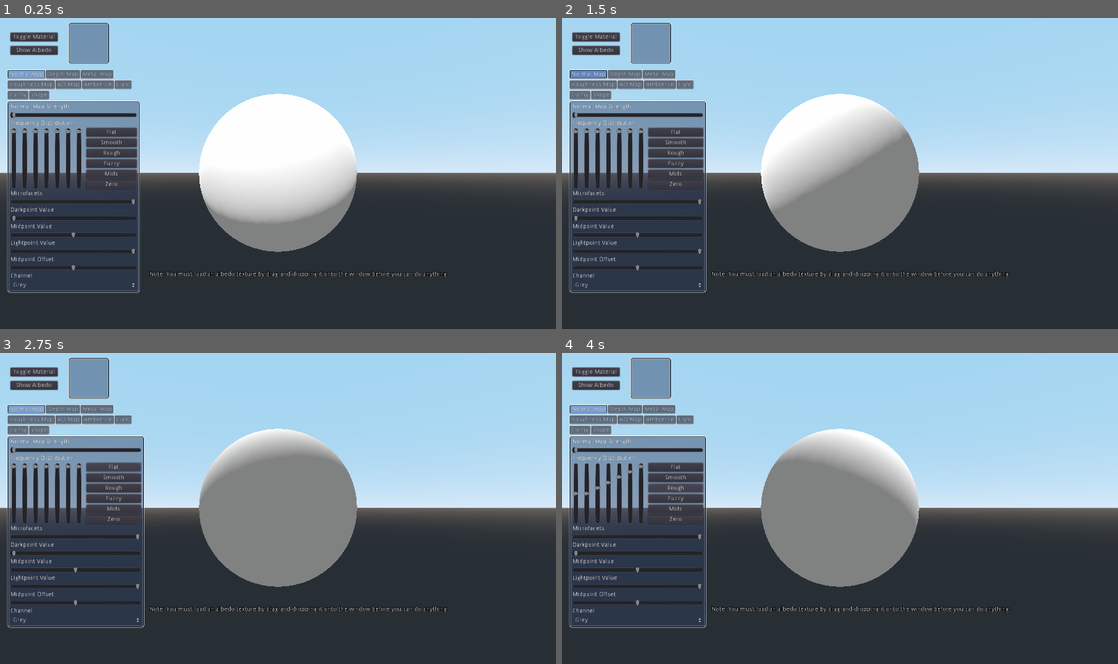
Above: before the commit, frames 1-4 (two rows, left to right).
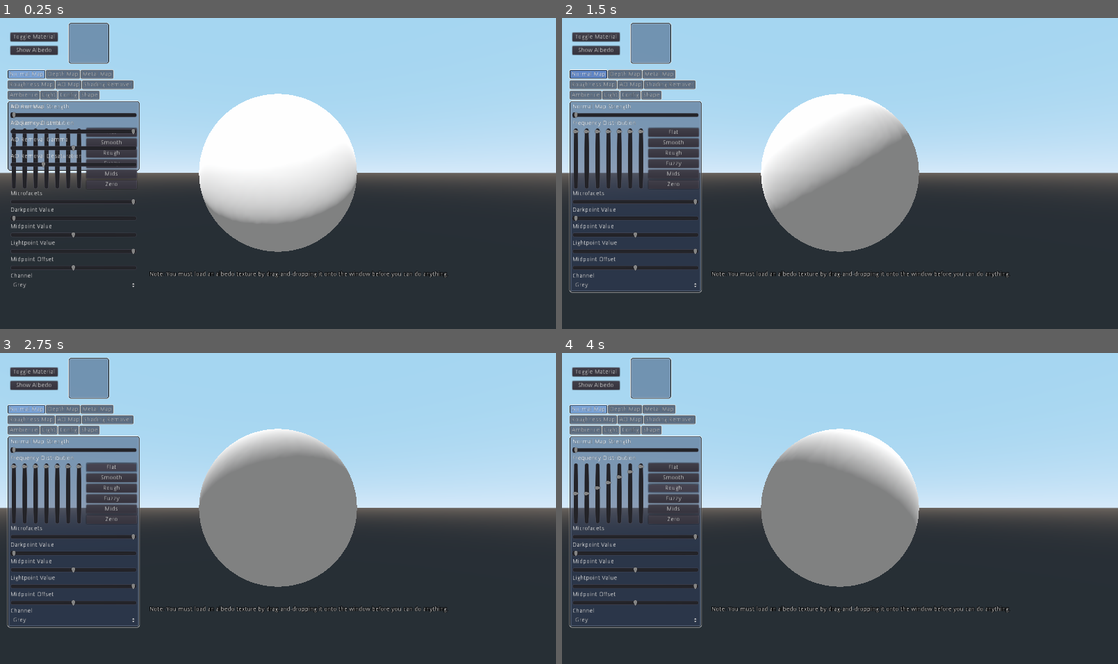
Above: after the commit, the same moments.

Repository: wareya/Material-Basher
Game: Godot game, scene res://Scene.tscn
Two runs of this game, one before a commit and one after it. Both use one fixed random seed, a clock stepped at 60 frames per second and the inputs below. A sky picture missing from this copy of the repository is replaced by a grey-blue gradient.
Inputs (mouse positions are in pixels of both pictures, inside the frame that each line leads up to):
- Up to frame 1 (0.25 s): no input
- Up to frame 2 (1.5 s): click (667, 83) at 0.5 s, where only the run after the commit has a clickable "Shading Remover"; click "Normal Map" at 1.25 s
- Up to frame 3 (2.75 s): click "Flat" at 2 s
- Up to frame 4 (4 s): click "Smooth" at 2.75 s; click "Rough" at 3.5 s

The runs differ from the first frame. In frame 1, 1.9% of the frame differs, in the area x 1-26%, y 19-89%; in frame 2, 1.2%; in frame 3, 1.2%; in frame 4, 1.2%.

Commit message:
uhh forgot what I changed

Diff:
--- a/AOGenerator.gdshader
+++ b/AOGenerator.gdshader
@@ -1,6 +1,6 @@
 shader_type spatial;
 render_mode unshaded, ambient_light_disabled, blend_mix, shadows_disabled, specular_disabled;
-uniform sampler2D depth : hint_albedo;
+uniform sampler2D depth;
 
 uniform float strength;
 
--- /dev/null
+++ b/AORemover.gdshader
@@ -0,0 +1,28 @@
+shader_type spatial;
+render_mode unshaded, ambient_light_disabled, blend_mix, shadows_disabled, specular_disabled;
+uniform sampler2D albedo : hint_albedo;
+uniform sampler2D ao : hint_white;
+uniform sampler2D normal : hint_normal;
+
+uniform float ao_strength;
+uniform float ao_limit;
+uniform float ao_gamma;
+uniform float ao_desat;
+
+void vertex() {
+    UV = UV;
+}
+
+void fragment() {
+    vec3 orig_albedo_color = texture(albedo, UV).rgb;
+    vec3 albedo_color = orig_albedo_color;
+    float ao_color = texture(ao, UV).r;
+    float real_ao_limit = clamp(ao_limit, 1.0/255.0, 254.0/255.0);
+    ao_color = pow(ao_color, ao_gamma);
+    ao_color = max(ao_color, 1.0 - real_ao_limit);
+    albedo_color = mix(albedo_color, albedo_color/vec3(ao_color), ao_strength);
+    vec3 grey = vec3(dot(albedo_color, vec3(1.0/3.0)));
+    float desat_amount = clamp((1.0-ao_color)*ao_desat*ao_strength, 0.0, 1.0);
+    albedo_color = mix(albedo_color, grey, desat_amount);
+    ALBEDO = albedo_color;
+}
--- a/MaterialBasher.gd
+++ b/MaterialBasher.gd
@@ -80,6 +80,11 @@
     $"Tabs/AO Map/Slider8".connect("value_changed", self, "ao_slider_changed")
     $"Tabs/AO Map/Slider9".connect("value_changed", self, "ao_slider_changed")
     $"Tabs/AO Map/Slider10".connect("value_changed", self, "ao_slider_changed")
+
+    $"Tabs/Shading Remover/Slider".connect("value_changed", self, "light_remover_slider_changed")
+    $"Tabs/Shading Remover/Slider2".connect("value_changed", self, "light_remover_slider_changed")
+    $"Tabs/Shading Remover/Slider3".connect("value_changed", self, "light_remover_slider_changed")
+    $"Tabs/Shading Remover/Slider4".connect("value_changed", self, "light_remover_slider_changed")
 
     $"Tabs/Roughness Map/HBoxContainer/HSlider".connect("value_changed", self, "roughness_slider_changed")
     $"Tabs/Roughness Map/HBoxContainer2/HSlider".connect("value_changed", self, "roughness_slider_changed")
@@ -250,6 +255,7 @@
         ref_tex.create_from_image(image)
 
     var mat = $Helper/Quad.material_override as ShaderMaterial
+    $Helper.keep_3d_linear = true
     mat.shader = preload("res://NormalGenerator.gdshader")
     mat.set_shader_param("albedo", ref_tex)
     mat.set_shader_param("strength", strength)
@@ -328,10 +334,11 @@
 
     mat_3d.normal_enabled = true
     mat_3d.normal_texture = normal
-    var n2 = normal.duplicate(true)
-    mat_texture.set_shader_param("image", n2)
-
-
+    if !indirect_update:
+        var n2 = normal.duplicate(true)
+        mat_texture.set_shader_param("image", n2)
+
+var indirect_update = false
 
 func depth_option_picked(_unused : int):
     depth_slider_changed(0.0)
@@ -361,8 +368,14 @@
     mat_3d.depth_enabled = true
     mat_3d.depth_deep_parallax = true
     mat_3d.depth_texture = depth
-    var n2 = depth.duplicate(true)
-    mat_texture.set_shader_param("image", n2)
+
+    if !indirect_update:
+        var n2 = depth.duplicate(true)
+        mat_texture.set_shader_param("image", n2)
+
+    indirect_update = true
+
+    ao_slider_changed(0.0)
 
 
 var ao_ref_image = null
@@ -372,9 +385,9 @@
         ao_ref_image = image
         ao_ref_tex = ImageTexture.new()
         ao_ref_tex.create_from_image(image)
-        print("asdf")
 
     var mat = $Helper/Quad.material_override as ShaderMaterial
+    $Helper.keep_3d_linear = true
     mat.shader = preload("res://AOGenerator.gdshader")
     mat.set_shader_param("depth", ao_ref_tex)
     mat.set_shader_param("strength", strength)
@@ -432,9 +445,75 @@
 
     mat_3d.ao_enabled = true
     mat_3d.ao_texture = ao
-    var n2 = ao.duplicate(true)
-    mat_texture.set_shader_param("image", n2)
-
+
+    if !indirect_update:
+        var n2 = ao.duplicate(true)
+        mat_texture.set_shader_param("image", n2)
+
+    indirect_update = true
+
+    light_remover_slider_changed(0.0)
+
+var albedo_ref_image = null
+var albedo_ref_tex = null
+var albedo_ref_ao_image = null
+var albedo_ref_ao_tex = null
+func create_unlit_albedo_image(albedo_image : Image, ao_image : Image, normal_image : Image, depth_image, ao_strength, ao_limit, ao_gamma, ao_desat):
+    if albedo_ref_image != albedo_image or albedo_ref_tex == null:
+        albedo_ref_image = albedo_image
+        albedo_ref_tex = ImageTexture.new()
+        albedo_ref_tex.create_from_image(albedo_image)
+
+    if albedo_ref_ao_image != ao_image or albedo_ref_ao_tex == null:
+        albedo_ref_ao_image = ao_image
+        albedo_ref_ao_tex = ImageTexture.new()
+        albedo_ref_ao_tex.create_from_image(ao_image)
+
+    var mat = $Helper/Quad.material_override as ShaderMaterial
+    $Helper.keep_3d_linear = false
+    mat.shader = preload("res://AORemover.gdshader")
+    mat.set_shader_param("albedo", albedo_ref_tex)
+    mat.set_shader_param("ao", albedo_ref_ao_tex)
+    mat.set_shader_param("ao_strength", ao_strength)
+    mat.set_shader_param("ao_limit", ao_limit)
+    mat.set_shader_param("ao_gamma", ao_gamma)
+    mat.set_shader_param("ao_desat", ao_desat)
+
+    var size = albedo_image.get_size()
+    $Helper.size = size
+    $Helper/Quad.scale.x = size.x / size.y
+
+    $Helper.render_target_update_mode = Viewport.UPDATE_ALWAYS
+    get_tree().get_root().render_target_update_mode = Viewport.UPDATE_DISABLED
+    VisualServer.force_draw(false, 0.0)
+    get_tree().get_root().render_target_update_mode = Viewport.UPDATE_ALWAYS
+    $Helper.render_target_update_mode = Viewport.UPDATE_DISABLED
+
+    return $Helper.get_texture().get_data()
+
+func light_remover_slider_changed(_unused : float):
+    if albedo_image == null:
+        return
+    if setting_sliders:
+        return
+
+    var ao_strength = read_range($"Tabs/Shading Remover/Slider")
+    var ao_limit = read_range($"Tabs/Shading Remover/Slider2")
+    var ao_gamma = read_range($"Tabs/Shading Remover/Slider3")
+    var ao_desat = read_range($"Tabs/Shading Remover/Slider4")
+
+    ao_strength = ao_strength*ao_strength*30.0
+
+    albedo_image_display = create_unlit_albedo_image(albedo_image, ao_image, normal_image, depth_image, ao_strength, ao_limit, ao_gamma*ao_gamma*4.0, ao_desat*4.0)
+
+    albedo = ImageTexture.new()
+    albedo.create_from_image(albedo_image_display)
+    albedo.flags |= ImageTexture.FLAG_ANISOTROPIC_FILTER
+
+    mat_3d.albedo_texture = albedo
+    if !indirect_update:
+        var n2 = albedo.duplicate(true)
+        mat_texture.set_shader_param("image", n2)
 
 func create_metal_texture(image : Image, colors : Array, mixing_bias : float, contrast : float, shrink_radius : int, blur_radius):
     mixing_bias = mixing_bias*mixing_bias
@@ -456,6 +535,7 @@
     color_tex.create_from_image(img)
 
     var mat = $Helper/Quad.material_override as ShaderMaterial
+    $Helper.keep_3d_linear = true
     mat.shader = preload("res://MetallicityGenerator.gdshader")
     mat.set_shader_param("albedo", ref_tex)
     mat.set_shader_param("colors", color_tex)
@@ -504,8 +584,9 @@
     mat_3d.metallic_texture = metal
     mat_3d.metallic_texture_channel = SpatialMaterial.TEXTURE_CHANNEL_RED
 
-    var n2 = metal.duplicate(true)
-    mat_texture.set_shader_param("image", n2)
+    if !indirect_update:
+        var n2 = metal.duplicate(true)
+        mat_texture.set_shader_param("image", n2)
 
 
 func roughness_slider_changed(_unused : float):
@@ -535,8 +616,9 @@
     mat_3d.roughness_texture = roughness
     mat_3d.roughness_texture_channel = SpatialMaterial.TEXTURE_CHANNEL_GREEN
 
-    var n2 = roughness.duplicate(true)
-    mat_texture.set_shader_param("image", n2)
+    if !indirect_update:
+        var n2 = roughness.duplicate(true)
+        mat_texture.set_shader_param("image", n2)
 
 
 var zoom = 0
@@ -587,6 +669,7 @@
 var processing = false
 var current_preview_texture = null
 func _process(delta : float):
+    indirect_update = false
     processing = true
 
     mat_3d.metallic_specular = read_range($"Tabs/Config/HSlider")
@@ -650,6 +733,8 @@
         next_texture = metal
     elif roughness and current_tab == $"Tabs/Roughness Map":
         next_texture = roughness
+    elif ao and current_tab == $"Tabs/AO Map":
+        next_texture = ao
     else:
         next_texture = albedo
 
--- a/Scene.tscn
+++ b/Scene.tscn
@@ -445,42 +445,49 @@
 margin_right = 16.0
 margin_bottom = 116.0
 min_value = -100.0
+value = 100.0
 
 [node name="VSlider2" type="VSlider" parent="Tabs/Depth Map/Freqs"]
 margin_left = 25.0
 margin_right = 41.0
 margin_bottom = 116.0
 min_value = -100.0
+value = 100.0
 
 [node name="VSlider3" type="VSlider" parent="Tabs/Depth Map/Freqs"]
 margin_left = 50.0
 margin_right = 66.0
 margin_bottom = 116.0
 min_value = -100.0
+value = 100.0
 
 [node name="VSlider4" type="VSlider" parent="Tabs/Depth Map/Freqs"]
 margin_left = 75.0
 margin_right = 91.0
 margin_bottom = 116.0
 min_value = -100.0
+value = 100.0
 
 [node name="VSlider5" type="VSlider" parent="Tabs/Depth Map/Freqs"]
 margin_left = 100.0
 margin_right = 116.0
 margin_bottom = 116.0
 min_value = -100.0
+value = 100.0
 
 [node name="VSlider6" type="VSlider" parent="Tabs/Depth Map/Freqs"]
 margin_left = 125.0
 margin_right = 141.0
 margin_bottom = 116.0
 min_value = -100.0
+value = 100.0
 
 [node name="VSlider7" type="VSlider" parent="Tabs/Depth Map/Freqs"]
 margin_left = 150.0
 margin_right = 166.0
 margin_bottom = 116.0
 min_value = -100.0
+value = 100.0
 
 [node name="Presets" type="VBoxContainer" parent="Tabs/Depth Map/Freqs"]
 margin_left = 175.0
@@ -931,6 +938,70 @@
 size_flags_horizontal = 3
 size_flags_vertical = 1
 value = 100.0
+
+[node name="Shading Remover" type="VBoxContainer" parent="Tabs"]
+margin_left = 8.0
+margin_top = 40.0
+margin_right = 48.0
+margin_bottom = 80.0
+
+[node name="Label" type="Label" parent="Tabs/Shading Remover"]
+margin_right = 165.0
+margin_bottom = 14.0
+size_flags_horizontal = 5
+text = "AO Removal"
+
+[node name="Slider" type="HSlider" parent="Tabs/Shading Remover"]
+margin_top = 18.0
+margin_right = 165.0
+margin_bottom = 34.0
+size_flags_horizontal = 3
+size_flags_vertical = 1
+
+[node name="Label2" type="Label" parent="Tabs/Shading Remover"]
+margin_top = 38.0
+margin_right = 165.0
+margin_bottom = 52.0
+size_flags_horizontal = 5
+text = "AO Removal Limit"
+
+[node name="Slider2" type="HSlider" parent="Tabs/Shading Remover"]
+margin_top = 56.0
+margin_right = 165.0
+margin_bottom = 72.0
+size_flags_horizontal = 3
+size_flags_vertical = 1
+value = 100.0
+
+[node name="Label3" type="Label" parent="Tabs/Shading Remover"]
+margin_top = 76.0
+margin_right = 165.0
+margin_bottom = 90.0
+size_flags_horizontal = 5
+text = "AO Removal Gamma"
+
+[node name="Slider3" type="HSlider" parent="Tabs/Shading Remover"]
+margin_top = 94.0
+margin_right = 165.0
+margin_bottom = 110.0
+size_flags_horizontal = 3
+size_flags_vertical = 1
+value = 50.0
+
+[node name="Label4" type="Label" parent="Tabs/Shading Remover"]
+margin_top = 114.0
+margin_right = 165.0
+margin_bottom = 128.0
+size_flags_horizontal = 5
+text = "AO Removal Desaturation"
+
+[node name="Slider4" type="HSlider" parent="Tabs/Shading Remover"]
+margin_top = 132.0
+margin_right = 165.0
+margin_bottom = 148.0
+size_flags_horizontal = 3
+size_flags_vertical = 1
+value = 25.0
 
 [node name="Ambience" type="VBoxContainer" parent="Tabs"]
 visible = false
